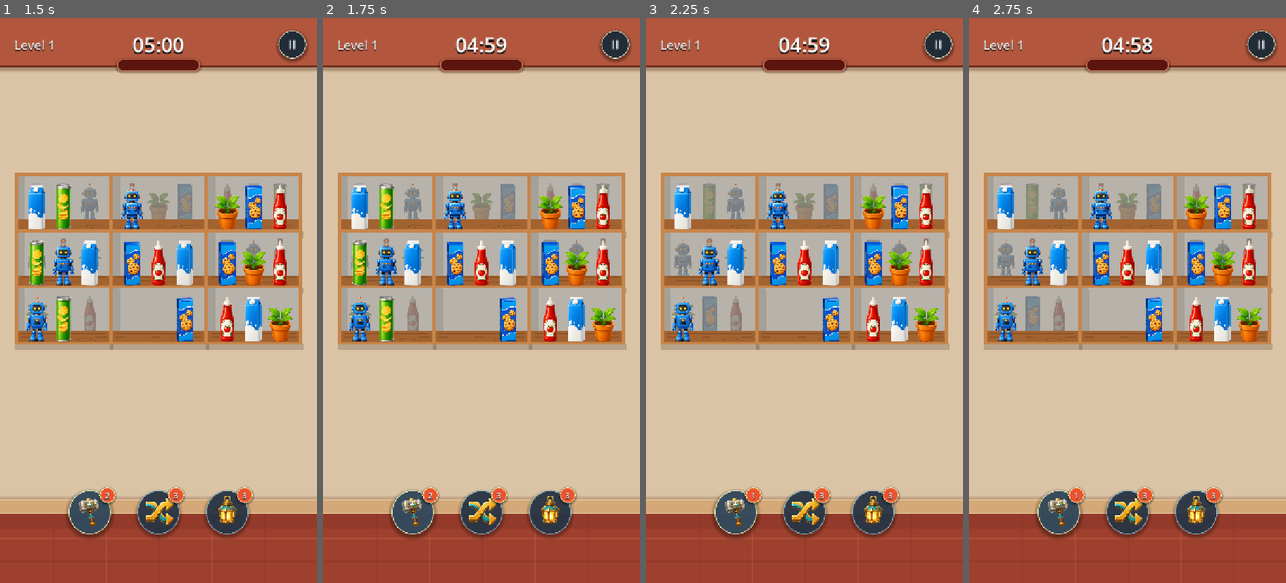
Above: before the commit, frames 1-4 (left to right).
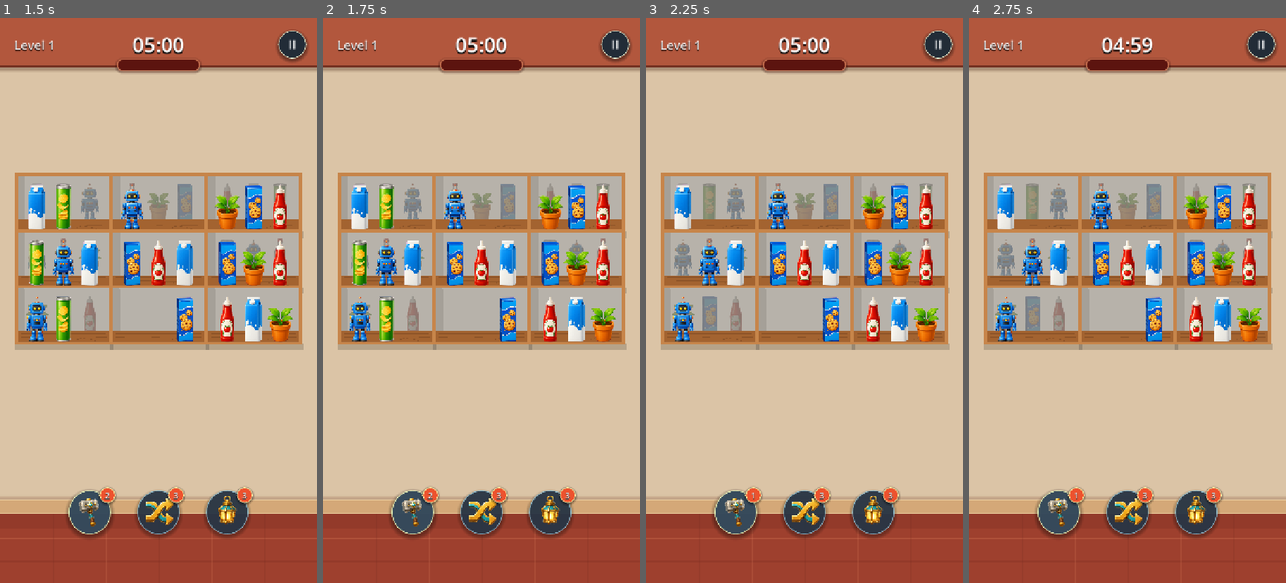
Above: after the commit, the same moments.

Repository: vladeque/sorting-puzzle
Game: Godot game, scene res://scenes/main_menu.tscn
Same seed, same stepped clock (60 frames per second), same inputs: the game is played once before the commit and once after it.
Inputs:
- Up to frame 1 (1.5 s): click "Play" at 0.5 s; click "3" at 1.25 s
- Up to frame 2 (1.75 s): no input
- Up to frame 3 (2.25 s): click "2" at 2 s
- Up to frame 4 (2.75 s): no input

Frame 1 is identical in both runs. In frame 2, 0.2% of the frame differs, in the area x 45-58%, y 3-7%; in frame 3, 0.2%; in frame 4, less than 0.1%.

Commit message:
Start level timer after first action

Diff:
--- a/scripts/level.gd
+++ b/scripts/level.gd
@@ -107,6 +107,7 @@
 	ABILITY_HIGHLIGHT: 3,
 }
 var _time_remaining := 0.0
+var _has_player_started_timer := false
 var _level_failed := false
 var _level_completed := false
 var _level_paused := false
@@ -453,10 +454,14 @@
 	if _level_paused:
 		return
 
+	_update_highlight_timer(delta)
+	_clear_drag_drop_selection_if_unavailable()
+
+	if not _has_player_started_timer:
+		return
+
 	_time_remaining = maxf(_time_remaining - delta, 0.0)
 	_update_timer_label()
-	_update_highlight_timer(delta)
-	_clear_drag_drop_selection_if_unavailable()
 
 	if _time_remaining <= 0.0:
 		_fail_level()
@@ -540,6 +545,7 @@
 func _apply_level_config(config: Dictionary) -> void:
 	level_duration_seconds = float(config.get("time_seconds", level_duration_seconds))
 	_time_remaining = level_duration_seconds
+	_has_player_started_timer = false
 	_max_layer_count = 1
 	_level_failed = false
 	_level_completed = false
@@ -1109,6 +1115,13 @@
 	_level_label.text = "Level %d" % selected_level
 
 
+func _start_level_timer_from_player_action() -> void:
+	if _has_player_started_timer:
+		return
+
+	_has_player_started_timer = true
+
+
 func _fail_level() -> void:
 	_level_failed = true
 	_level_paused = false
@@ -1280,6 +1293,7 @@
 	if clicked_item == null:
 		return
 
+	_start_level_timer_from_player_action()
 	_pressed_item = clicked_item
 	_pressed_origin_slot = clicked_item.get_parent() as Node2D
 	_press_position = pointer_global_position
@@ -2006,6 +2020,7 @@
 	if not did_apply:
 		return
 
+	_start_level_timer_from_player_action()
 	_spend_ability_use(ability_id)
 	_update_ability_buttons()
 
Not shown, changed: docs/PROJECT_MAP.md
Not shown, changed: docs/SCRIPTS.md
